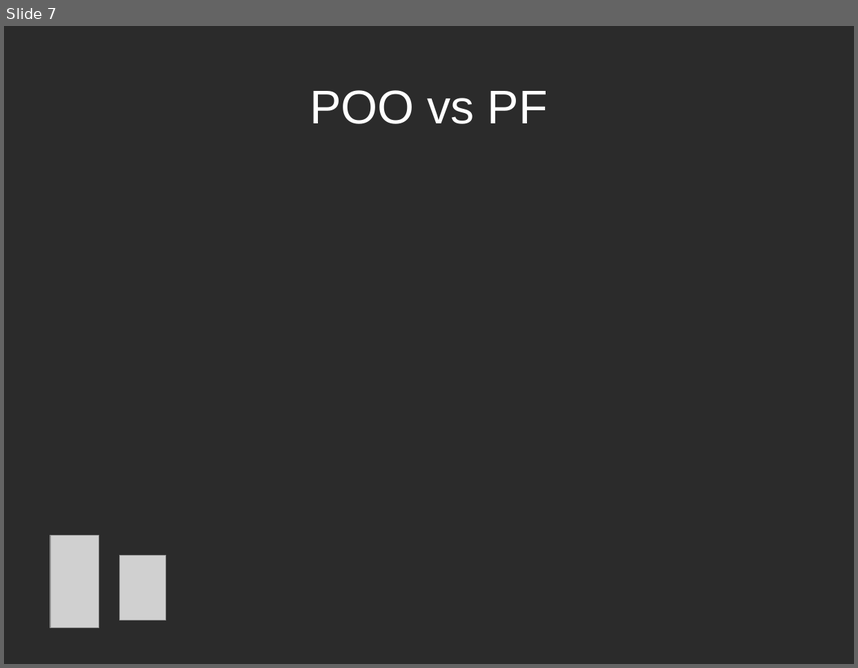
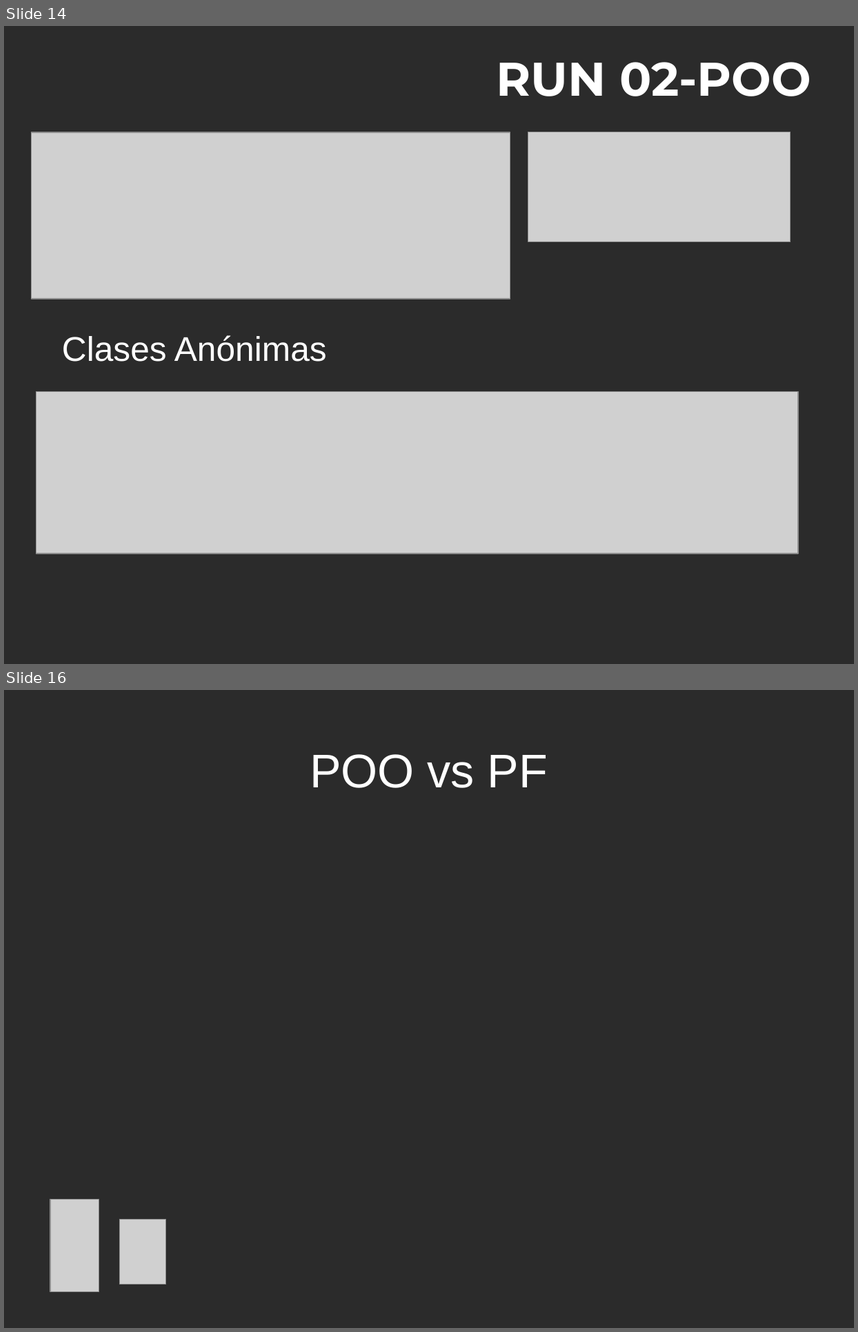
Before and after one commit to yracnet/java-fp, a slide deck: java-fp.odp. Shown one above the other, each under a label of ours: slide 7 before the commit, slides 14 and 16 after it; the slides between them are not shown. The pictures are 858x668 and 858x1332 pixels, drawn with LibreOffice and Linux fonts; fonts in the diff are those of the drawing; grey boxes stand for pictures; background and template pictures are left out; a plain dark background stands for a picture behind light text. Boxes give left, top, right and bottom in pixels: in the first picture for what was removed or moved away, otherwise in the second. Text is boxed around its words. In the diff, an @@ line names an element or a change of style, - is before the commit and + after.

```diff
--- a/java-fp.odp
+++ b/java-fp.odp
@@ slide 14 added at <box>4,26,854,664</box>, background picture (left out) @@
@@ title added at <box>497,62,811,96</box>, 44 pt, text #FFFFFF, bold @@
+RUN 02-POO
@@ picture added at <box>32,132,511,299</box> @@
@@ picture added at <box>528,132,791,242</box> @@
@@ text added at <box>62,335,327,361</box>, 32 pt, text #FFFFFF @@
+Clases Anónimas
@@ picture added at <box>36,392,799,554</box> @@
@@ what was slide 7 is now slide 16 @@
```
Also in this commit, not shown: 4 slides changed, 10 other slides added, 1 slide removed, 1 other file.
